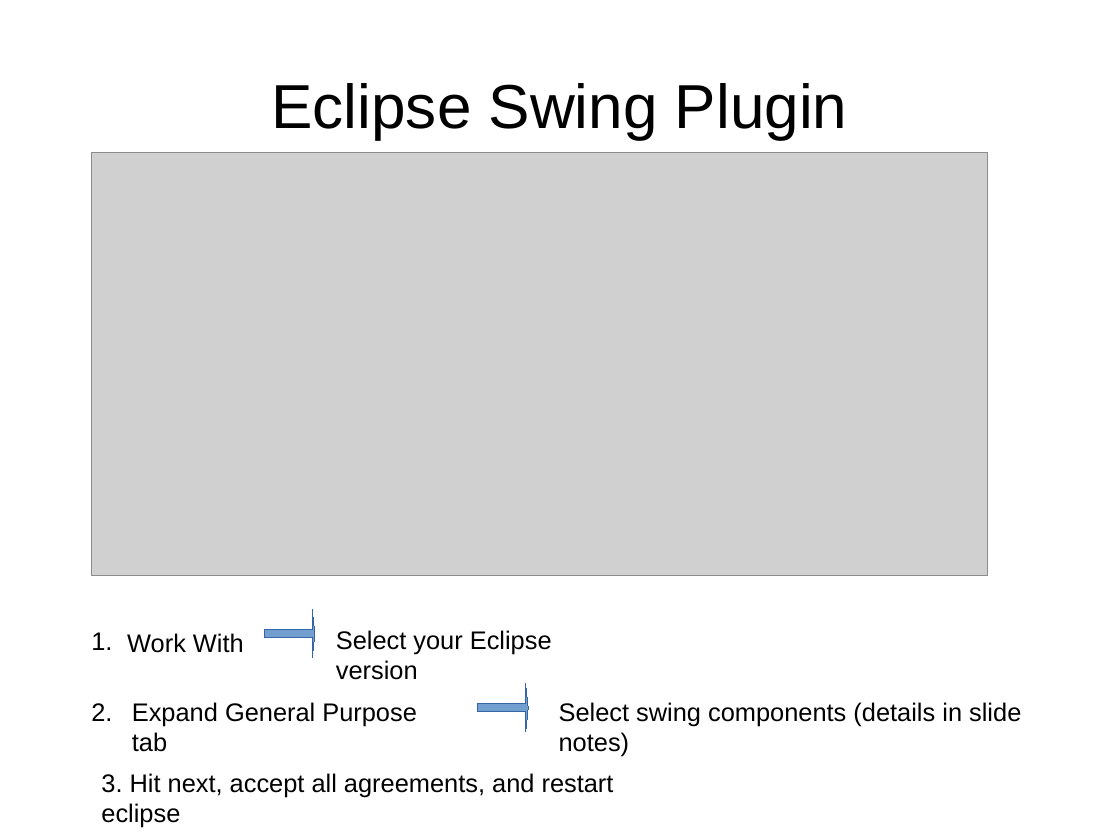
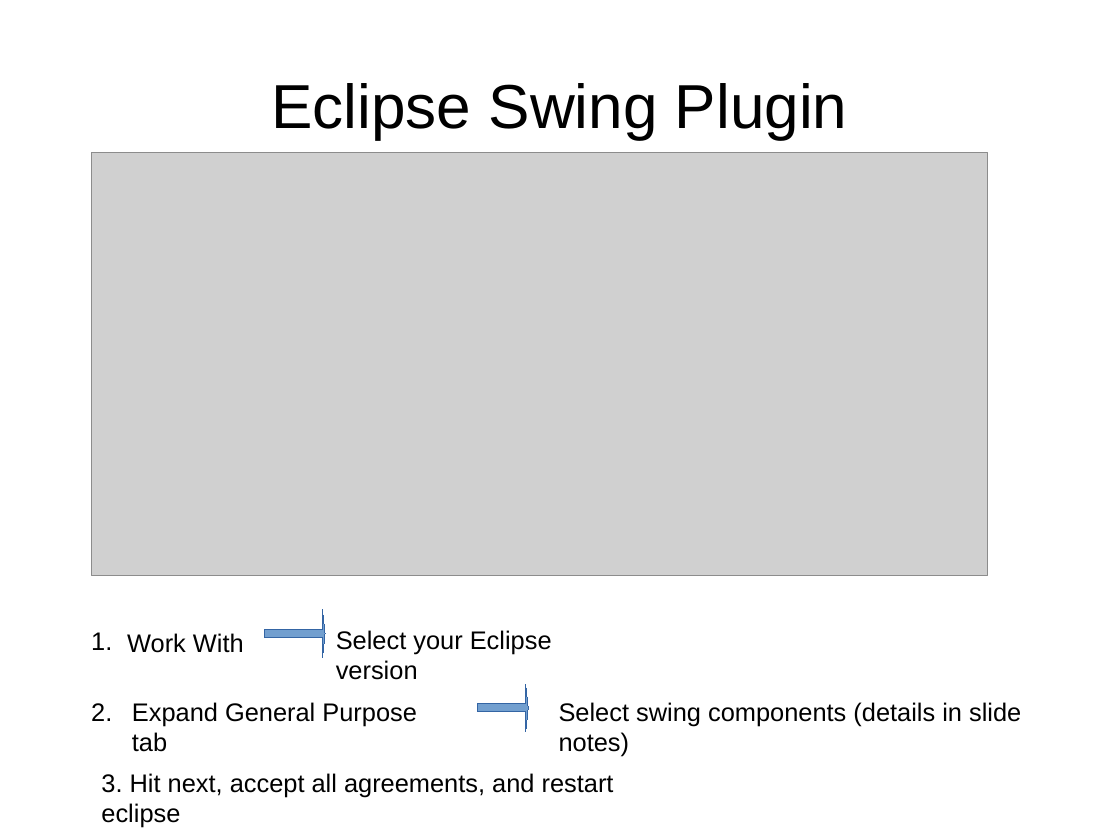
Before and after one commit to shabbir-hussain/ecse321tutF15, a slide deck: slide 4 of 02 - Setting up your computer cont.pptx. Drawn at 1120x840 pixels with LibreOffice and Linux fonts; fonts in the diff are those of the drawing; grey boxes stand for pictures. Boxes give left, top, right and bottom in pixels: in the first picture for what was removed or moved away, otherwise in the second. Text is boxed around its words. In the diff, an @@ line names an element or a change of style, - is before the commit and + after.

```diff
--- a/02 - Setting up your computer cont.pptx
+++ b/02 - Setting up your computer cont.pptx
@@ right arrow: place and size @@
-right arrow at bbox=[264, 610, 315, 658]
+right arrow at bbox=[264, 610, 325, 658]
```
Also in this commit, not shown: 1 other slide changed, 6 slides added, 16 other files.
